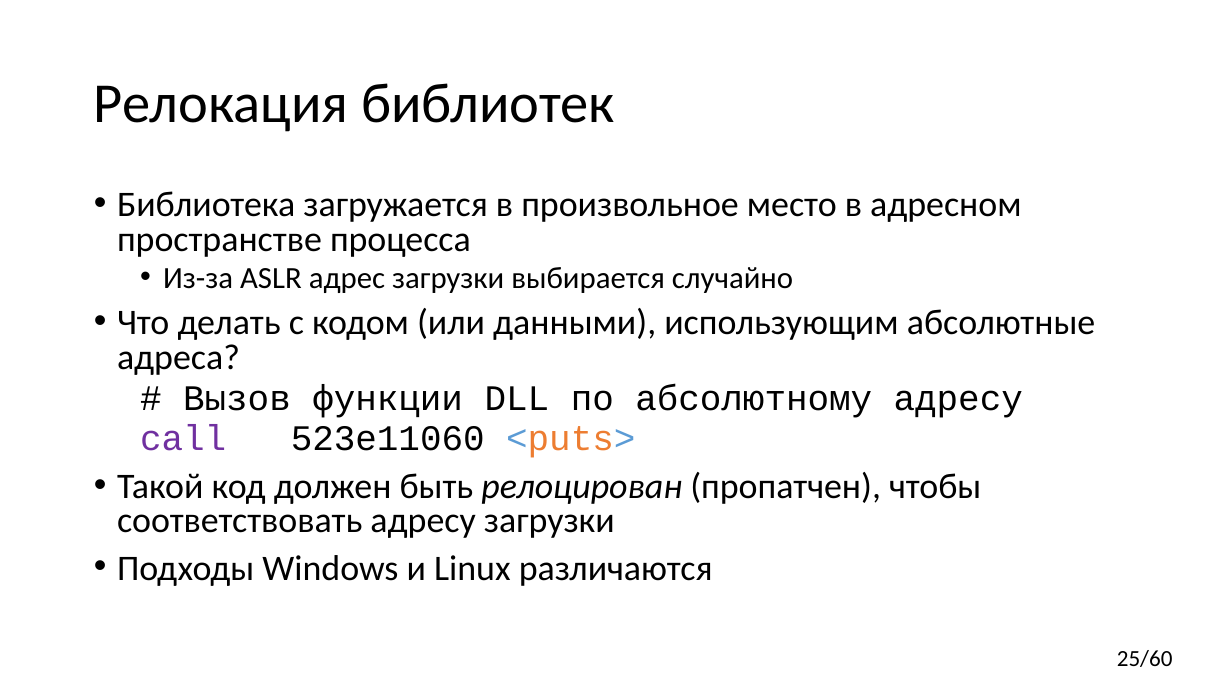
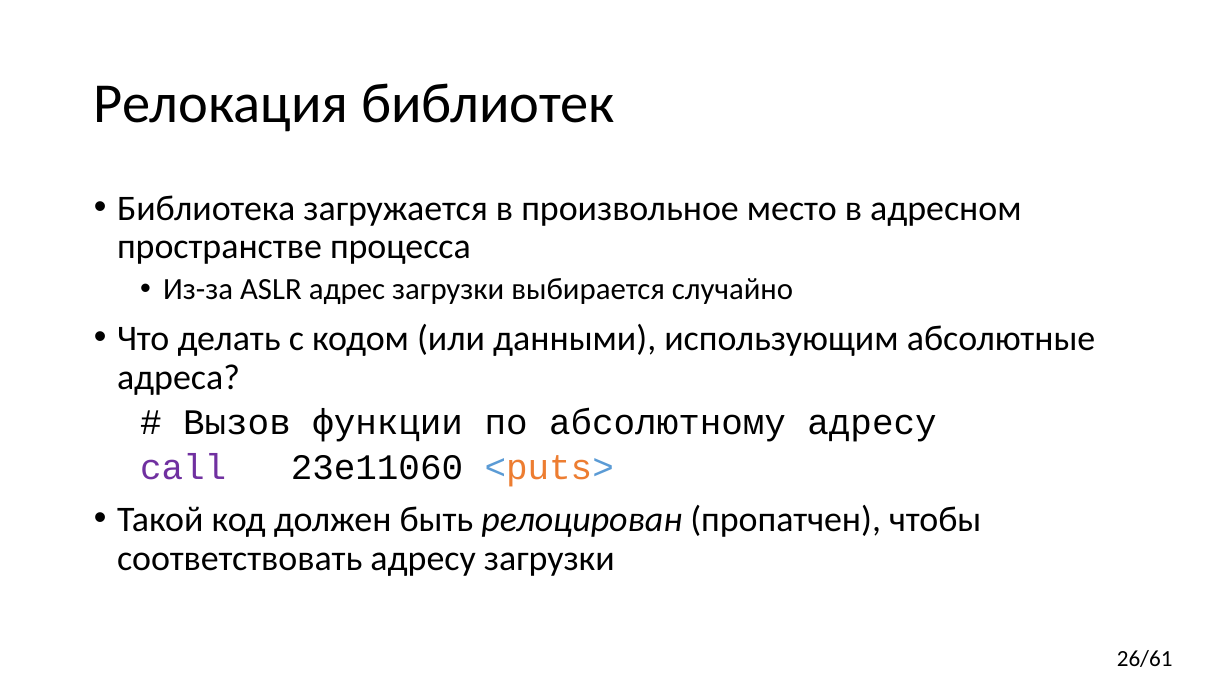
Before and after one commit to yugr/CppRussia, a slide deck: slide 26 of 2024/RU.pptx (slide 25 before the commit). Drawn at 1232x693 pixels with LibreOffice and Linux fonts; fonts in the diff are those of the drawing. Boxes give left, top, right and bottom in pixels: in the first picture for what was removed or moved away, otherwise in the second. Text is boxed around its words. In the diff, an @@ line names an element or a change of style, - is before the commit and + after.

```diff
--- a/2024/RU.pptx
+++ b/2024/RU.pptx
@@ text at bbox=[117, 195, 1096, 576]: line spacing 0.8 to 0.9 @@
@@ text at bbox=[140, 408, 936, 487]: text changed @@
-  # Вызов функции DLL по абсолютному адресу
-  сall 523e11060 <puts>
+  # Вызов функции по абсолютному адресу
+  сall 23e11060 <puts>
@@ text at bbox=[117, 555, 713, 586]: paragraph removed @@
-• Подходы Windows и Linux различаются
@@ page number at bbox=[1117, 650, 1173, 667]: text changed @@
-25/60
+26/61
```
Also in this commit, not shown: 3 other slides changed, 1 slide added, 1 other file.
